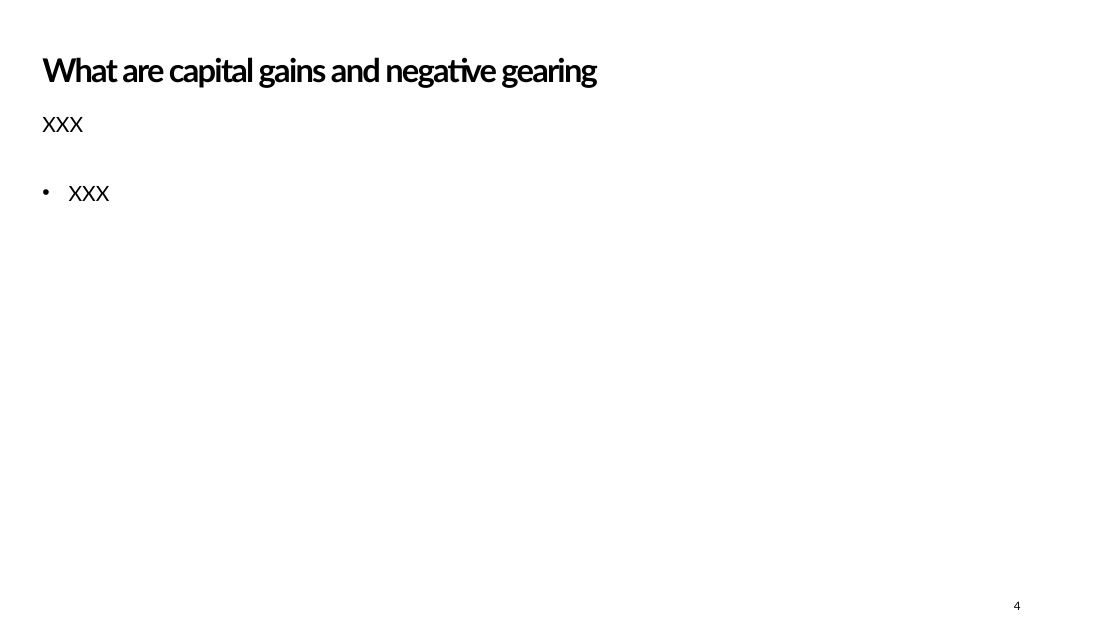
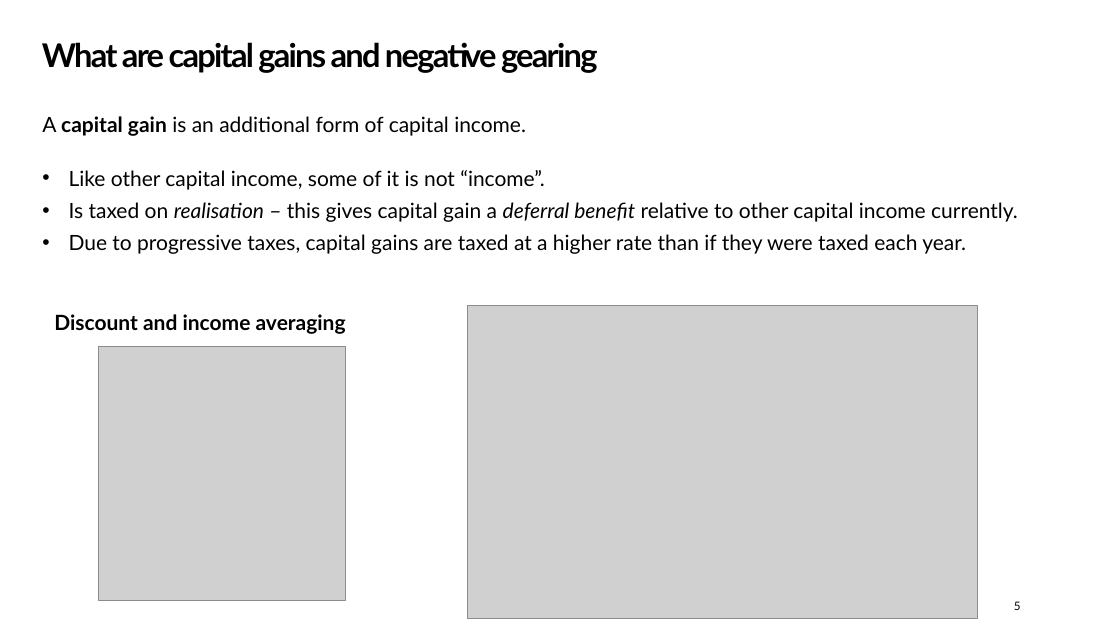
Before and after one commit to Zjub/TVHENZ, a slide deck: slide 5 of e61 Projects/Presentations/QETA Post-Budget 2026.pptx (slide 4 before the commit). Drawn at 1120x630 pixels with LibreOffice and Linux fonts; fonts in the diff are those of the drawing; grey boxes stand for pictures; background and template pictures are left out. Boxes give left, top, right and bottom in pixels: in the first picture for what was removed or moved away, otherwise in the second. Text is boxed around its words. In the diff, an @@ line names an element or a change of style, - is before the commit and + after.

```diff
--- a/e61 Projects/Presentations/QETA Post-Budget 2026.pptx
+++ b/e61 Projects/Presentations/QETA Post-Budget 2026.pptx
@@ title "What are capital gains and ...": place and size @@
-title "What are capital gains and ..." at (42, 57, 598, 88)
+title "What are capital gains and ..." at (42, 42, 598, 73)
@@ text at (42, 116, 526, 136): text changed @@
-XXX
+A capital gain is an additional form of capital income.
@@ text at (69, 170, 1018, 254): text changed @@
-• XXX
+• Like other capital income, some of it is not “income”.
+• Is taxed on realisation – this gives capital gain a deferral benefit relative to other capital income currently.
+• Due to progressive taxes, capital gains are taxed at a higher rate than if they were taxed each year.
@@ text added at (54, 314, 346, 334), 18 pt, text #000000, bold @@
+Discount and income averaging
@@ picture added at (467, 306, 977, 619) @@
@@ picture added at (98, 347, 345, 601) @@
@@ page number at (1014, 601, 1021, 610): text changed @@
-4
+5
```
Also in this commit, not shown: 5 other slides changed, 2 slides added, 3 other files.
